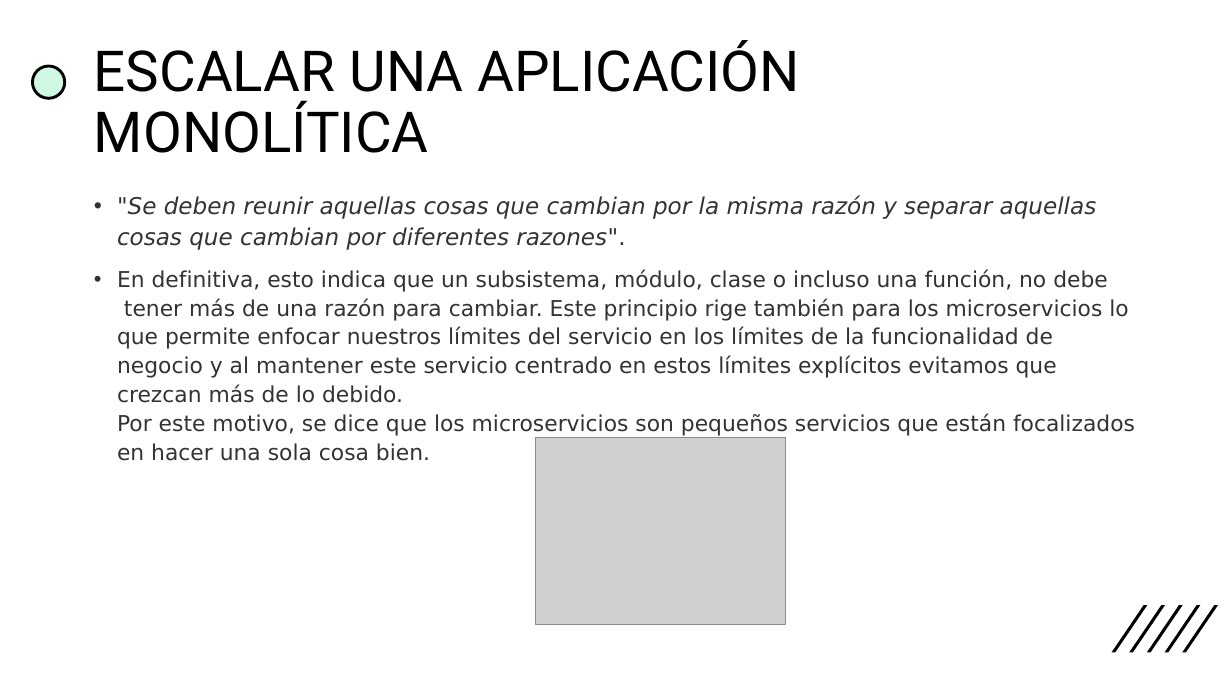
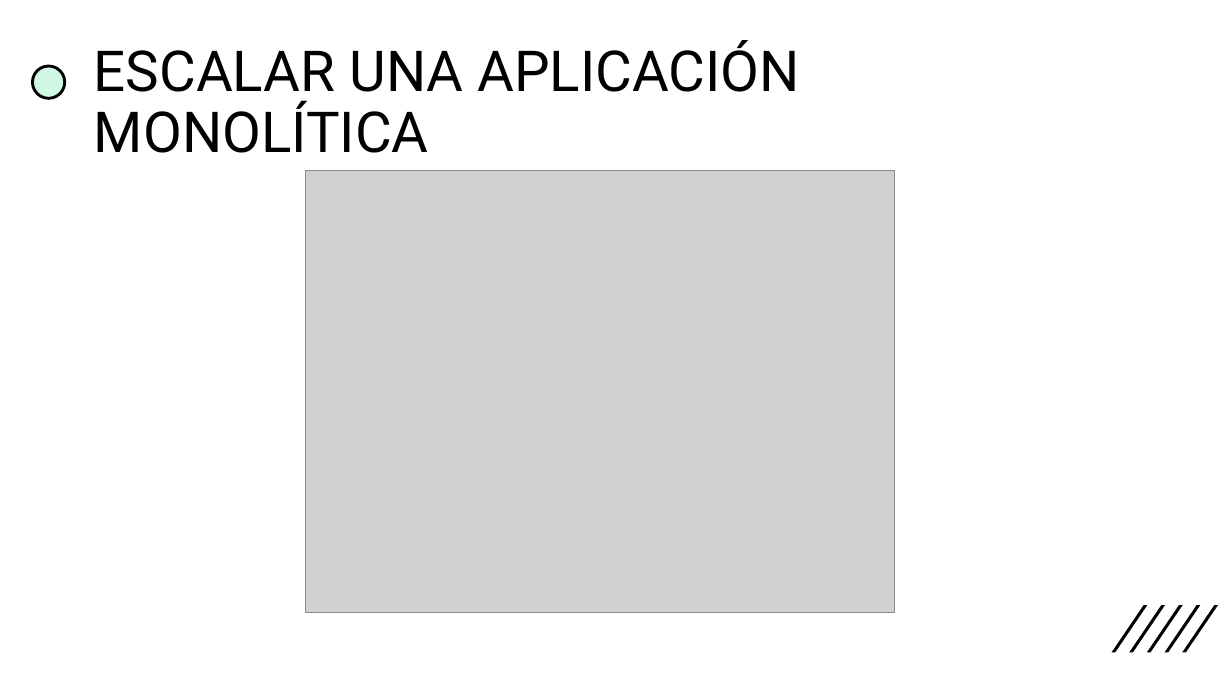
Before and after one commit to Davidjuajinoy/Caso-estudio-tarea-GRUPO-3, a slide deck: slide 7 of infografia/EJERCICIO expo.pptx. Drawn at 1232x693 pixels with LibreOffice and Linux fonts; fonts in the diff are those of the drawing; grey boxes stand for pictures. Boxes give left, top, right and bottom in pixels: in the first picture for what was removed or moved away, otherwise in the second. Text is boxed around its words. In the diff, an @@ line names an element or a change of style, - is before the commit and + after.

```diff
--- a/infografia/EJERCICIO expo.pptx
+++ b/infografia/EJERCICIO expo.pptx
@@ picture resized from (x1=536, y1=437, x2=786, y2=624) to (x1=305, y1=171, x2=895, y2=613) @@
@@ text removed at (x1=117, y1=196, x2=1135, y2=461) @@
-• "Se deben reunir aquellas cosas que cambian por la misma razón y separar aquellas cosas que cambian por diferentes razones".
-• En definitiva, esto indica que un subsistema, módulo, clase o incluso una función, no debe tener más de una razón para cambiar. Este principio rige también para los microservicios lo que permite enfocar nuestros límites del servicio en los límites de la funcionalidad de negocio y al mantener este servicio centrado en estos límites explícitos evitamos que crezcan más de lo debido.
-  Por este motivo, se dice que los microservicios son pequeños servicios que están focalizados en hacer una sola cosa bien.
```
Also in this commit, not shown: 2 slides added.
